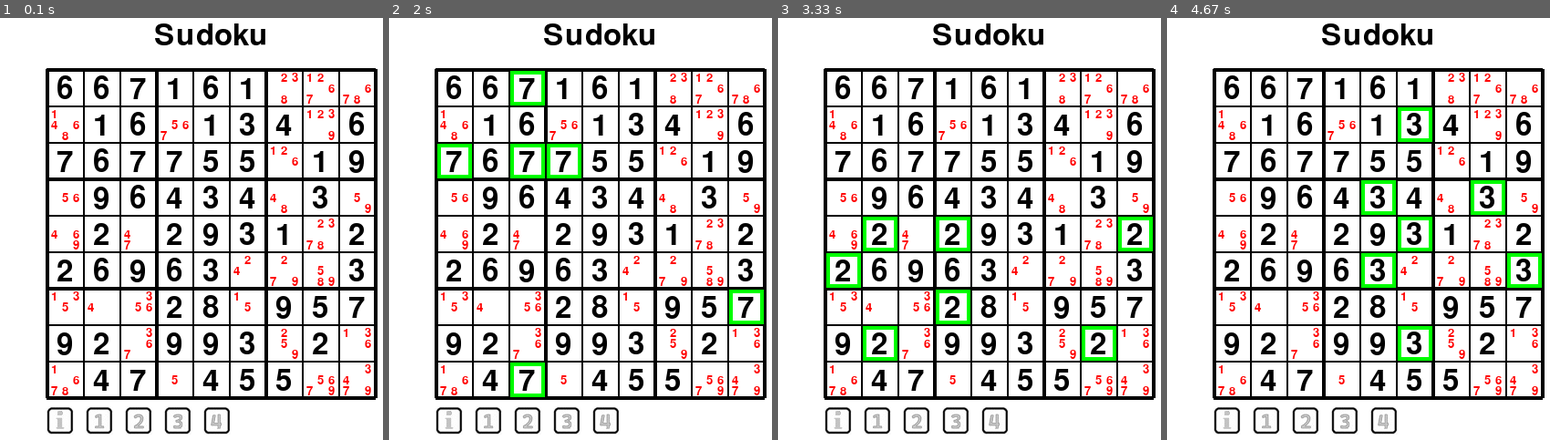
Above: before the commit, frames 1-4 (left to right).
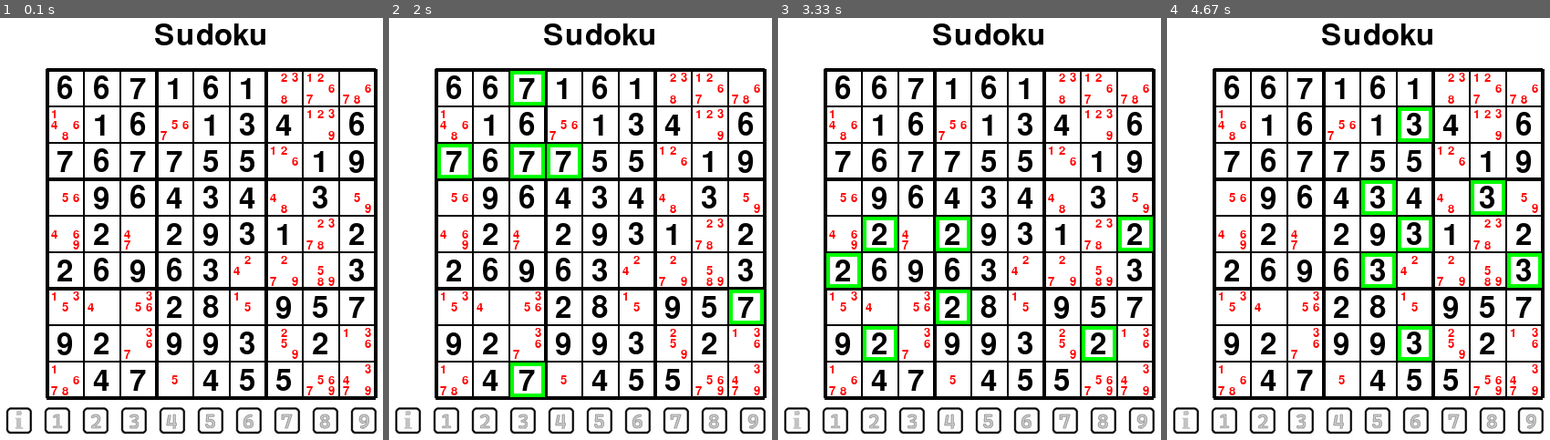
Above: after the commit, the same moments.

Repository: MrReedQEGS/Pygame-Sudoku
Game: pygame game, started from main.py
The game is run twice, just before and just after one commit, with the same random seed, the same clock (stepped at 60 frames per second) and the same inputs.
Inputs (mouse positions are in pixels of both pictures, inside the frame that each line leads up to):
- Up to frame 1 (0.1 s): no input
- Up to frame 2 (2 s): click (599, 275) at 0.38 s; click (657, 423) at 0.72 s; click (415, 431) at 1.05 s; click (outside the picture) at 1.38 s; click (461, 144) at 1.72 s
- Up to frame 3 (3.33 s): click (outside the picture) at 2.05 s; click (908, 140) at 2.88 s; click (1141, 220) at 3.22 s
- Up to frame 4 (4.67 s): click (outside the picture) at 3.55 s; click (1500, 161) at 3.88 s; click (1209, 148) at 4.22 s; click (1404, 250) at 4.55 s

The runs differ from the first frame. In frame 1, 2.6% of the frame differs, in the area x 1-99%, y 92-99%; in frame 2, 2.6%; in frame 3, 2.6%; in frame 4, 2.6%.

Commit message:
Update main.py
All 9 buttons in place and lined up

Diff:
--- a/main.py
+++ b/main.py
@@ -20,7 +20,7 @@
 CELL_HIGHLIGHT_WIDTH = 4
 ERROR_CELL = (-1,-1)
 BUTTON_PANEL_GAP_Y = 10
-NUM_BUTTON_X_GAP = 3
+NUM_BUTTON_X_GAP = 2
 
 TEXT = "Sudoku"
 FONT_SIZE = 48
@@ -380,18 +380,37 @@
   theThreeButton.grey=True
   theThreeButton.currentImg = theThreeButton.greyImg
 
-theInfoButton = MyClickableImageButton(grid_x0,grid_y0+CELL_SIZE*GRID_SIZE+BUTTON_PANEL_GAP_Y,infoImage,infoGreyImage,surface,InfoButtonCallback)
-theOneButton = MyToggleImageButton(grid_x0+1*+(CELL_SIZE+NUM_BUTTON_X_GAP),grid_y0+CELL_SIZE*GRID_SIZE+BUTTON_PANEL_GAP_Y,numberButtons[0],numberGreyButtons[0],surface,OneButtonCallback)
-theTwoButton = MyToggleImageButton(grid_x0+2*+(CELL_SIZE+NUM_BUTTON_X_GAP),grid_y0+CELL_SIZE*GRID_SIZE+BUTTON_PANEL_GAP_Y,numberButtons[1],numberGreyButtons[1],surface,TwoButtonCallback)
-theThreeButton = MyToggleImageButton(grid_x0+3*+(CELL_SIZE+NUM_BUTTON_X_GAP),grid_y0+CELL_SIZE*GRID_SIZE+BUTTON_PANEL_GAP_Y,numberButtons[2],numberGreyButtons[2],surface,ThreeButtonCallback)
-theFourButton = MyToggleImageButton(grid_x0+4*+(CELL_SIZE+NUM_BUTTON_X_GAP),grid_y0+CELL_SIZE*GRID_SIZE+BUTTON_PANEL_GAP_Y,numberButtons[3],numberGreyButtons[3],surface,FourButtonCallback)
-
+def FiveButtonCallback(isItGrey):
+  pass
+
+def SixButtonCallback(isItGrey):
+  pass
+
+def SevenButtonCallback(isItGrey):
+  pass
+
+def EightButtonCallback(isItGrey):
+  pass
+
+def NineButtonCallback(isItGrey):
+  pass
+
+buttonPanelOffset = -45
+theInfoButton = MyClickableImageButton(buttonPanelOffset+grid_x0,grid_y0+CELL_SIZE*GRID_SIZE+BUTTON_PANEL_GAP_Y,infoImage,infoGreyImage,surface,InfoButtonCallback)
+theOneButton = MyToggleImageButton(buttonPanelOffset+grid_x0+1*+(CELL_SIZE+NUM_BUTTON_X_GAP),grid_y0+CELL_SIZE*GRID_SIZE+BUTTON_PANEL_GAP_Y,numberButtons[0],numberGreyButtons[0],surface,OneButtonCallback)
+theTwoButton = MyToggleImageButton(buttonPanelOffset+grid_x0+2*+(CELL_SIZE+NUM_BUTTON_X_GAP),grid_y0+CELL_SIZE*GRID_SIZE+BUTTON_PANEL_GAP_Y,numberButtons[1],numberGreyButtons[1],surface,TwoButtonCallback)
+theThreeButton = MyToggleImageButton(buttonPanelOffset+grid_x0+3*+(CELL_SIZE+NUM_BUTTON_X_GAP),grid_y0+CELL_SIZE*GRID_SIZE+BUTTON_PANEL_GAP_Y,numberButtons[2],numberGreyButtons[2],surface,ThreeButtonCallback)
+theFourButton = MyToggleImageButton(buttonPanelOffset+grid_x0+4*+(CELL_SIZE+NUM_BUTTON_X_GAP),grid_y0+CELL_SIZE*GRID_SIZE+BUTTON_PANEL_GAP_Y,numberButtons[3],numberGreyButtons[3],surface,FourButtonCallback)
+theFiveButton = MyToggleImageButton(buttonPanelOffset+grid_x0+5*+(CELL_SIZE+NUM_BUTTON_X_GAP),grid_y0+CELL_SIZE*GRID_SIZE+BUTTON_PANEL_GAP_Y,numberButtons[4],numberGreyButtons[4],surface,FiveButtonCallback)
+theSixButton = MyToggleImageButton(buttonPanelOffset+grid_x0+6*+(CELL_SIZE+NUM_BUTTON_X_GAP),grid_y0+CELL_SIZE*GRID_SIZE+BUTTON_PANEL_GAP_Y,numberButtons[5],numberGreyButtons[5],surface,SixButtonCallback)
+theSevenButton = MyToggleImageButton(buttonPanelOffset+grid_x0+7*+(CELL_SIZE+NUM_BUTTON_X_GAP),grid_y0+CELL_SIZE*GRID_SIZE+BUTTON_PANEL_GAP_Y,numberButtons[6],numberGreyButtons[6],surface,SevenButtonCallback)
+theEightButton = MyToggleImageButton(buttonPanelOffset+grid_x0+8*+(CELL_SIZE+NUM_BUTTON_X_GAP),grid_y0+CELL_SIZE*GRID_SIZE+BUTTON_PANEL_GAP_Y,numberButtons[7],numberGreyButtons[7],surface,EightButtonCallback)
+theNineButton = MyToggleImageButton(buttonPanelOffset+grid_x0+9*+(CELL_SIZE+NUM_BUTTON_X_GAP),grid_y0+CELL_SIZE*GRID_SIZE+BUTTON_PANEL_GAP_Y,numberButtons[8],numberGreyButtons[8],surface,NineButtonCallback)
 
 running = True
 #EmptyGrid()
 MakeEmptyNotes()
 RandomGrid()
-
 
 #PrintGrid()
 while running:
@@ -439,6 +458,12 @@
   theTwoButton.DrawSelf()
   theThreeButton.DrawSelf()
   theFourButton.DrawSelf()
+  theFiveButton.DrawSelf()
+  theSixButton.DrawSelf()
+  theSevenButton.DrawSelf()
+  theEightButton.DrawSelf()
+  theNineButton.DrawSelf()
+
 
   pygame.display.flip()
   clock.tick(FPS)
